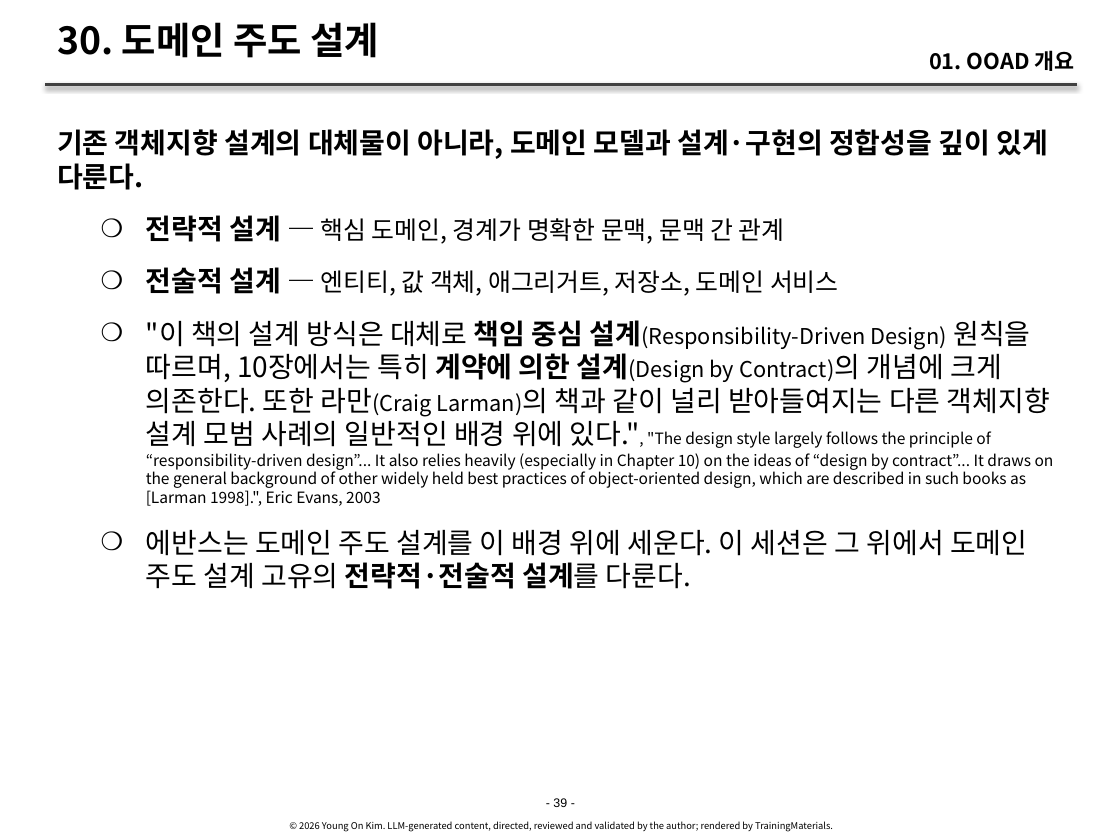
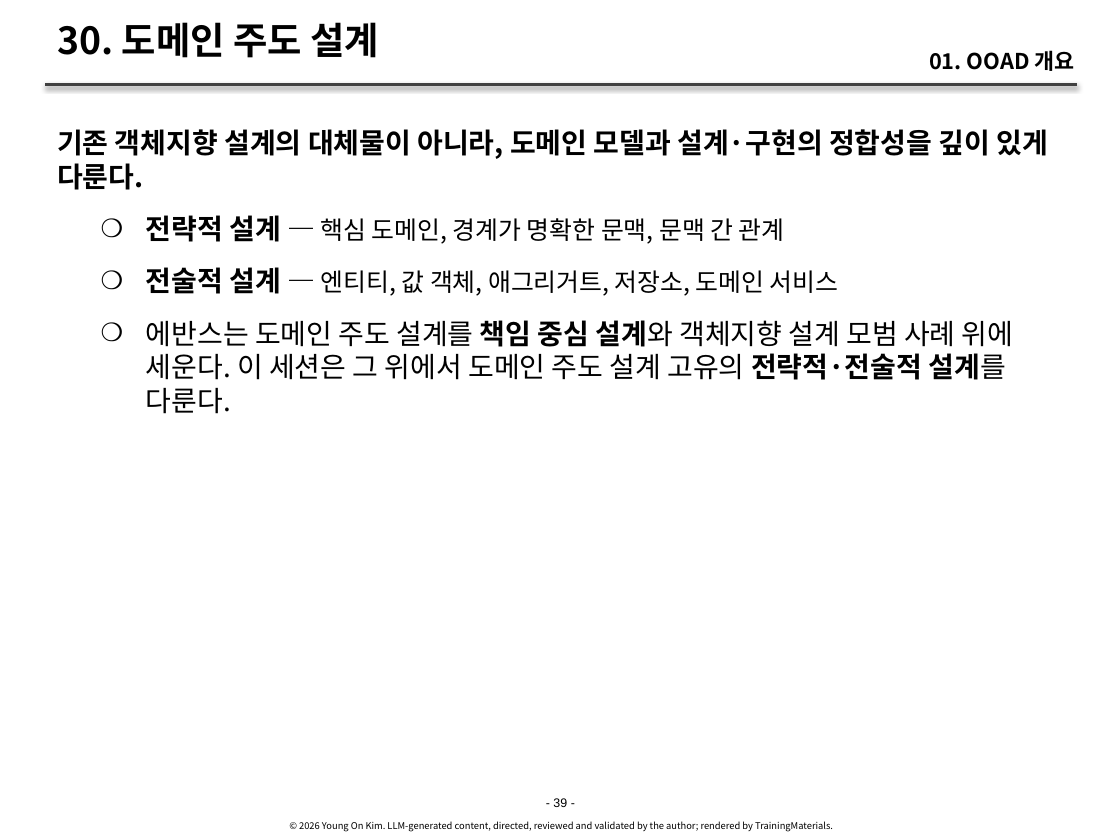
Before and after one commit to YoungSan77/TrainingMaterials, a slide deck: slide 39 of courses/ooad/sessions/s01.pptx. Drawn at 1120x840 pixels with LibreOffice and Linux fonts; fonts in the diff are those of the drawing. Boxes give left, top, right and bottom in pixels: in the first picture for what was removed or moved away, otherwise in the second. Text is boxed around its words. In the diff, an @@ line names an element or a change of style, - is before the commit and + after.

```diff
--- a/courses/ooad/sessions/s01.pptx
+++ b/courses/ooad/sessions/s01.pptx
@@ text at [146, 320, 1014, 414]: text changed; size 10 to 18 pt @@
-    ❍ "이 책의 설계 방식은 대체로 책임 중심 설계(Responsibility-Driven Design) 원칙을 따르며, 10장에서는 특히 계약에 의한 설계(Design by Contract)의 개념에 크게 의존한다. 또한 라만(Craig Larman)의 책과 같이 널리 받아들여지는 다른 객체지향 설계 모범 사례의 일반적인 배경 위에 있다.", "The design style largely follows the principle of “responsibility-driven design”... It also relies heavily (especially in Chapter 10) on the ideas of “design by contract”... It draws on the general background of other widely held best practices of object-oriented design, which are described in such books as [Larman 1998].", Eric Evans, 2003
-    ❍ 에반스는 도메인 주도 설계를 이 배경 위에 세운다. 이 세션은 그 위에서 도메인 주도 설계 고유의 전략적·전술적 설계를 다룬다.
+    ❍ 에반스는 도메인 주도 설계를 책임 중심 설계와 객체지향 설계 모범 사례 위에 세운다. 이 세션은 그 위에서 도메인 주도 설계 고유의 전략적·전술적 설계를 다룬다.
```
Also in this commit, not shown: 2 other slides changed, 6 other files.
